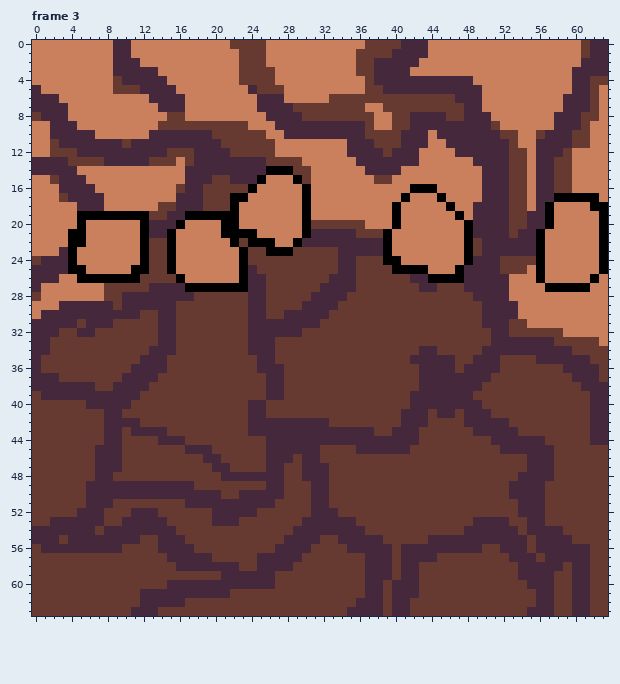
Two versions of one pixel-art file, prototype-sprites/exit-under-ground-effect.aseprite. Above is the file before it was changed.
64x64 pixels, 5 frames. Shown: frame 3. The commit also changed other frames, which this record leaves out.
After:
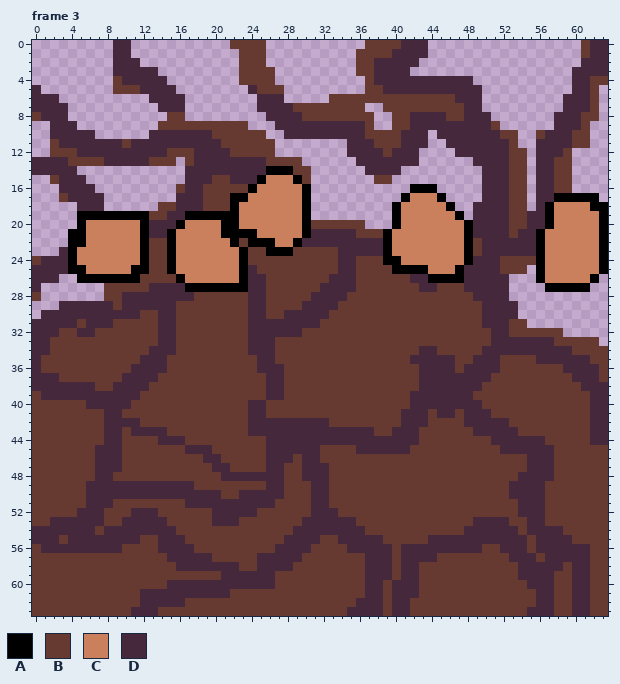
Palette (. is transparent): A #000000  B #663931  C #ca805d  D #45283c
Difference:
layer "background" now hidden
--- frame 3
@@ x 0..63 @@
- 0 CCCCCCCCCDDCCCCCCCCCCCBBBBCCCCCCCCCCCBBBBDDDCCCCCCCCCCCCCCCCCBDD
- 1 CCCCCCCCCDDCCCCCCCCCCCCBBBCCCCCCCCCCBBBBDDDDCCCCCCCCCCCCCCCCCBDD
- 2 CCCCCCCCCDDDCCCCCCCCCCCBBBCCCCCCCCCCBBDDDDDCCCCCCCCCCCCCCCCCCDDD
- 3 CCCCCCCCCDDDDDCCCCCCCCCBBBBCCCCCCCCCBBDDDDCCCCCCCCCCCCCCCCCCDDDD
- 4 CCCCCCCCCBDDDDDCCCCCCCCBBBBCCCCCCCCCCBDDDDDDDDDDDCCCCCCCCCCCDDBB
- 5 DCCCCCCCCBBBDDDDCCCCCCCCDBBBCCCCCCCCCBBDDDDDDDDDDDCCCCCCCCCCDDBC
- 6 DDDCCCCCCCCCCDDDDCCCCCCCCDDDCCCCCBBBBBBBBBBBBBBDDDCCCCCCCCCDDDBC
- 7 DDDDCCCCCCCCCCDDDCCCCCCCCDDDDBBBBBBBBCCBBBBBBBBBDDCCCCCCCCCDDDBC
- 8 BDDDCCCCCCCCCCCBBCCCCCCCCCDDDDBBBBBBBBCCBBDDDDBBDDDCCCCCCCDDDBBC
- 9 CCDDDCCCCCCCCCBBBBBBBBBBCCCDDDDDDDDDDBCCBBDDDDDDDDDBCCCCCCDDDBCC
-10 CCDDDDDCCCCCCDDDDDDDBBBBBBCCDDDDDDDDDBBBBDDDCDDDDDDDBBCCBDDDBBCC
-11 CCBDDDDDDDBDDDDDDDDDDBBBBBBCCCCCCCCDDDBBBDDDCCDDDDDDDBCCDDDDBBCC
-12 CCBBBDDDDDDDDDDBBBDDDDBBBBBCCCCCCCCDDDDBDDDCCCCDDDDDDBBCDDDBCCCC
-13 DDDDBBBBDDDDDBBBCBDDDDDDDDBBBBCCCCCCDDDDDDDCCCCCCDDDDBBCDDBBCCCC
-14 DDDDDCCCCCCCCCCCCDDDDDDDDDAAABBCCCCCCDDDDCCCCCCCCCDDDBBCDDBBCCCC
-15 CCBDDDCCCCCCCCCCCDDDBBDDDACCCABCCCCCCCBBCCCCCCCCCCDDDBBCDDBBCCCC
-16 CCCDDDDCCCCCCCCCBDDBBBBBACCCCCACCCCCCCCCCCAAACCCCCDDDBBCDDBBCCCC
-17 CCCBDDDDCCCCCCCCDDDBBBAACCCCCCACCCCCCCCCCACCCACCCCDDDBBCDDAAAAAC
-18 CCCCCDDDCCCCCCBBDDDBBBACCCCCCCACCCCCCCCCACCCCCACCDDDDBBCDACCCCAA
-19 CCCCCAAAAAAAABBDDAAAAAACCCCCCCACCCCCCCCCACCCCCCACDDDDBBDDACCCCCA
-20 CCCCCACCCCCCADDDACCCCAACCCCCCCABBBBBBCCCACCCCCCCADDDDBBDDACCCCCA
-21 CCCCAACCCCCCADDACCCCCAAAACCCCCADDDDDBBBACCCCCCCCADDDDBDDACCCCCCA
-22 CCCCAACCCCCCABBACCCCCCABAAACCADDDDDDDDDACCCCCCCCABDDDDDDACCCCCCA
-23 CCCDACCCCCCCABBACCCCCCCABBAAABBBBBDDDDDACCCCCCCCABDDDDDDACCCCCCA
+ 0 .........DD...........BBBB...........BBBBDDD.................BDD
+ 1 .........DD............BBB..........BBBBDDDD.................BDD
+ 2 .........DDD...........BBB..........BBDDDDD..................DDD
+ 3 .........DDDDD.........BBBB.........BBDDDD..................DDDD
+ 4 .........BDDDDD........BBBB..........BDDDDDDDDDDD...........DDBB
+ 5 D........BBBDDDD........DBBB.........BBDDDDDDDDDDD..........DDB.
+ 6 DDD..........DDDD........DDD.....BBBBBBBBBBBBBBDDD.........DDDB.
+ 7 DDDD..........DDD........DDDDBBBBBBBB..BBBBBBBBBDD.........DDDB.
+ 8 BDDD...........BB.........DDDDBBBBBBBB..BBDDDDBBDDD.......DDDBB.
+ 9 ..DDD.........BBBBBBBBBB...DDDDDDDDDDB..BBDDDDDDDDDB......DDDB..
+10 ..DDDDD......DDDDDDDBBBBBB..DDDDDDDDDBBBBDDD.DDDDDDDBB..BDDDBB..
+11 ..BDDDDDDDBDDDDDDDDDDBBBBBB........DDDBBBDDD..DDDDDDDB..DDDDBB..
+12 ..BBBDDDDDDDDDDBBBDDDDBBBBB........DDDDBDDD....DDDDDDBB.DDDB....
+13 DDDDBBBBDDDDDBBB.BDDDDDDDDBBBB......DDDDDDD......DDDDBB.DDBB....
+14 DDDDD............DDDDDDDDDAAABB......DDDD.........DDDBB.DDBB....
+15 ..BDDD...........DDDBBDDDACCCAB.......BB..........DDDBB.DDBB....
+16 ...DDDD.........BDDBBBBBACCCCCA...........AAA.....DDDBB.DDBB....
+17 ...BDDDD........DDDBBBAACCCCCCA..........ACCCA....DDDBB.DDAAAAA.
+18 .....DDD......BBDDDBBBACCCCCCCA.........ACCCCCA..DDDDBB.DACCCCAA
+19 .....AAAAAAAABBDDAAAAAACCCCCCCA.........ACCCCCCA.DDDDBBDDACCCCCA
+20 .....ACCCCCCADDDACCCCAACCCCCCCABBBBBB...ACCCCCCCADDDDBBDDACCCCCA
+21 ....AACCCCCCADDACCCCCAAAACCCCCADDDDDBBBACCCCCCCCADDDDBDDACCCCCCA
+22 ....AACCCCCCABBACCCCCCABAAACCADDDDDDDDDACCCCCCCCABDDDDDDACCCCCCA
+23 ...DACCCCCCCABBACCCCCCCABBAAABBBBBDDDDDACCCCCCCCABDDDDDDACCCCCCA
 24 BDDDACCCCCCCABBACCCCCCCABBBBBBBBBBDDBBBAACCCCCCCADDDBBBBACCCCCCA
-25 DDDDAACCCCCAABBACCCCCCCADBBBBBBBBBDDBBBBAAAACCCADDDDBBBCACCCCCCA
-26 DDDCCAAAAAAABBBBACCCCCCADDBBBBBBBDDDBBBBBBDDAAAADDDDDCCCACCCCCAC
-27 DCCCCCCCBBBBBDDDDAAAAAAADDBBBBBBDDDDBBBBBBBDDBBBDDDDDCCCCAAAAACC
-28 BCCCCCCCBBDDDDDDDDBBBBBBDDBBBBBDDDDBBBBBBBBBBBBBBDDDDCCCCCCCCCCC
-29 CCCDDDDDDBDDDDDDBBBBBBBBDDBBBBDDDDBBBBBBBBBBBBBBBBDDDDCCCCCCCCCC
-30 CDDDDDDDDDDDBBDDBBBBBBBBDDBBDDDDDBBBBBBBBBBBBBBBBBDDDDCCCCCCCCCC
-31 DDDDDBDDDBBBBBDDBBBBBBBBDDDDDDDDBBBBBBBBBBBBBBBBBBDDDBBCCCCCCCCC
-32 DDDBBDDBBBBBBBDDBBBBBBBBDDDDDDBBBBBBBBBBBBBBBBBBBBBDDBBBBBBCCCCC
-33 DDBBBBBBBBBBBBDDBBBBBBBBDDDBBBBBBBBBBBBBBBBBBBBBBBBDDDDDDDBBBBBC
+25 DDDDAACCCCCAABBACCCCCCCADBBBBBBBBBDDBBBBAAAACCCADDDDBBB.ACCCCCCA
+26 DDD..AAAAAAABBBBACCCCCCADDBBBBBBBDDDBBBBBBDDAAAADDDDD...ACCCCCA.
+27 D.......BBBBBDDDDAAAAAAADDBBBBBBDDDDBBBBBBBDDBBBDDDDD....AAAAA..
+28 B.......BBDDDDDDDDBBBBBBDDBBBBBDDDDBBBBBBBBBBBBBBDDDD...........
+29 ...DDDDDDBDDDDDDBBBBBBBBDDBBBBDDDDBBBBBBBBBBBBBBBBDDDD..........
+30 .DDDDDDDDDDDBBDDBBBBBBBBDDBBDDDDDBBBBBBBBBBBBBBBBBDDDD..........
+31 DDDDDBDDDBBBBBDDBBBBBBBBDDDDDDDDBBBBBBBBBBBBBBBBBBDDDBB.........
+32 DDDBBDDBBBBBBBDDBBBBBBBBDDDDDDBBBBBBBBBBBBBBBBBBBBBDDBBBBBB.....
+33 DDBBBBBBBBBBBBDDBBBBBBBBDDDBBBBBBBBBBBBBBBBBBBBBBBBDDDDDDDBBBBB.
 34 DDBBBBBBBBBBBDDDBBBBBBBBDDDBBBBBBBBBBBBBBBBDDBBBBBDDDDDDDDDDBBBB
